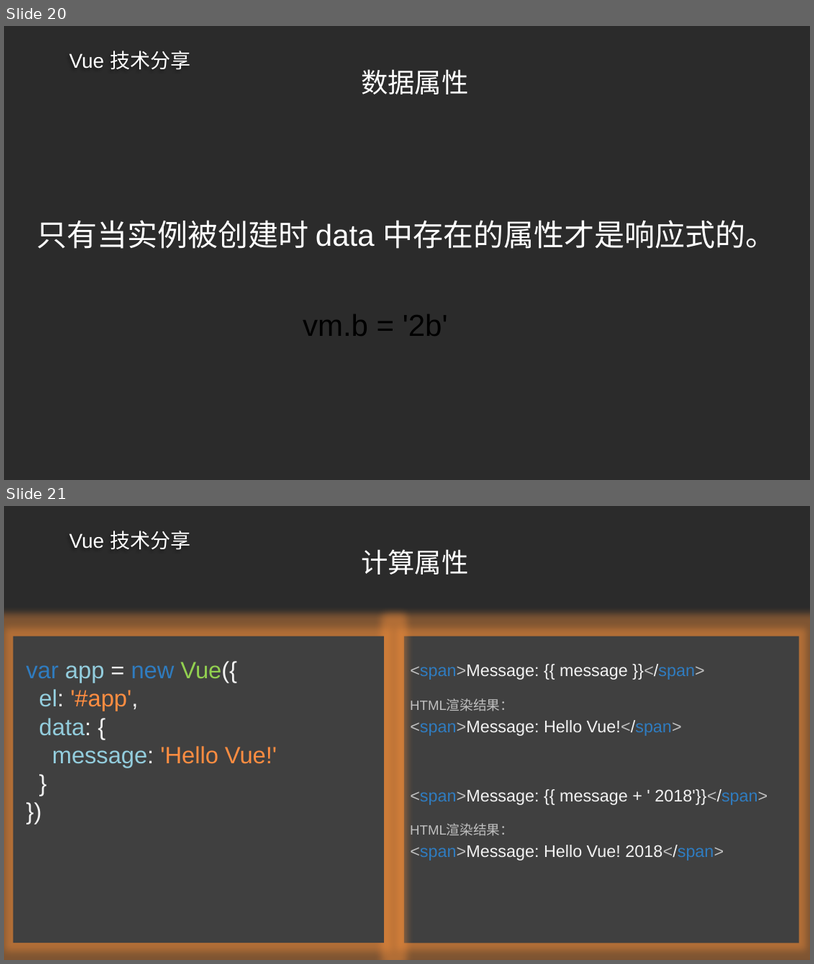
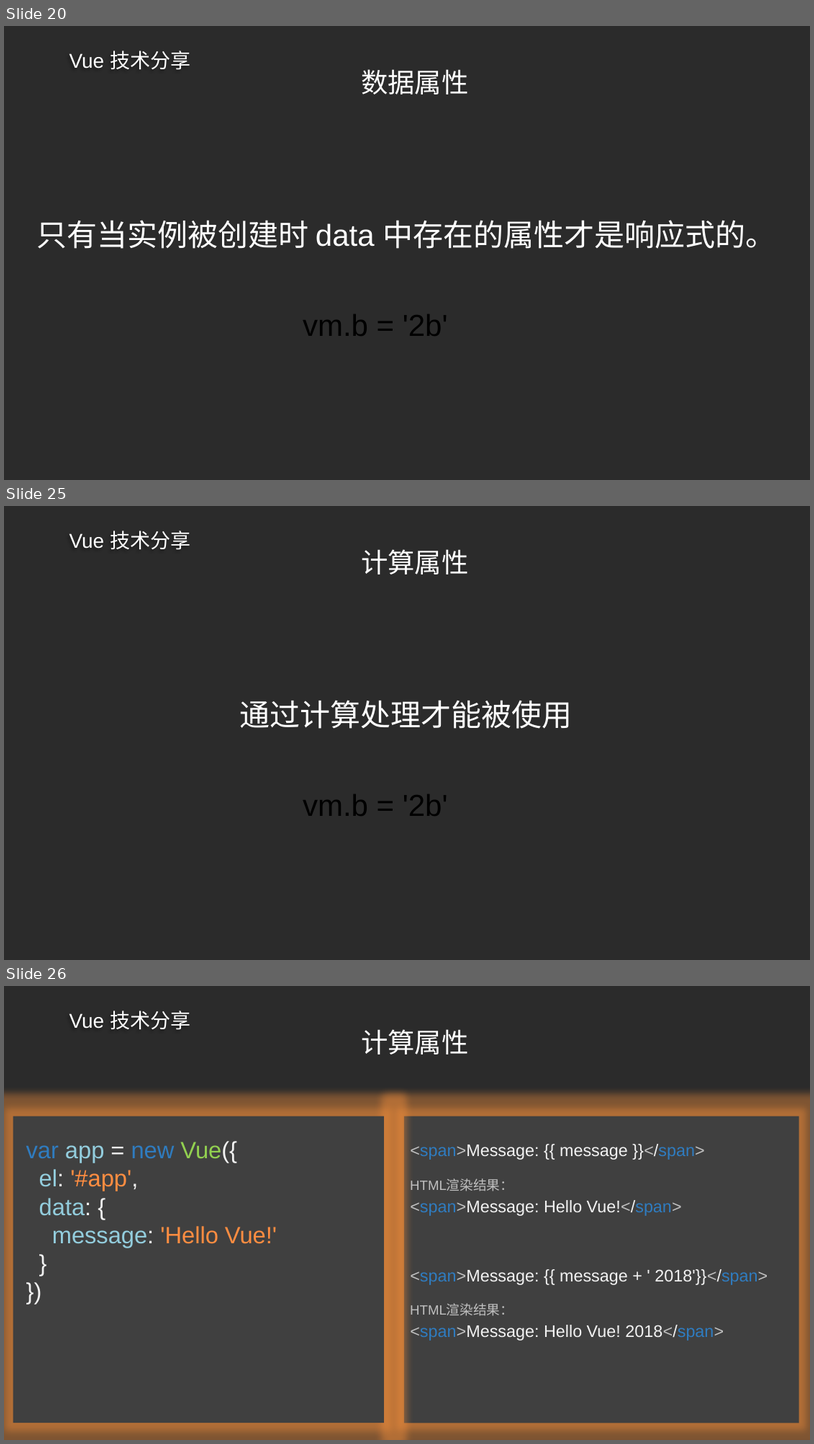
Before and after one commit to ldjdd/traing-library, a slide deck: vue/成稿.pptx. Shown one above the other, each under a label of ours: slides 20 and 21 before the commit, slides 20, 25 and 26 after it; the slides between them are not shown. The pictures are 814x964 and 814x1444 pixels, drawn with LibreOffice and Linux fonts; fonts in the diff are those of the drawing; background and template pictures are left out; a plain dark background stands for a picture behind light text. Boxes give left, top, right and bottom in pixels: in the first picture for what was removed or moved away, otherwise in the second. Text is boxed around its words. In the diff, an @@ line names an element or a change of style, - is before the commit and + after.

```diff
--- a/vue/成稿.pptx
+++ b/vue/成稿.pptx
@@ slide 25 added at (4,506,810,960), background picture (left out); not listed: 1 template element that a slide beside it also shows @@
@@ title added at (361,549,468,574), 32 pt, text #FFFFFF @@
+计算属性
@@ text added at (240,700,573,728), 36 pt, text #FFFFFF @@
+通过计算处理才能被使用
@@ text added at (303,794,448,816), 36 pt, text #000000 @@
+vm.b = '2b'
@@ what was slide 21 is now slide 26 @@
```
Also in this commit, not shown: 4 other slides added, 2 other files.
